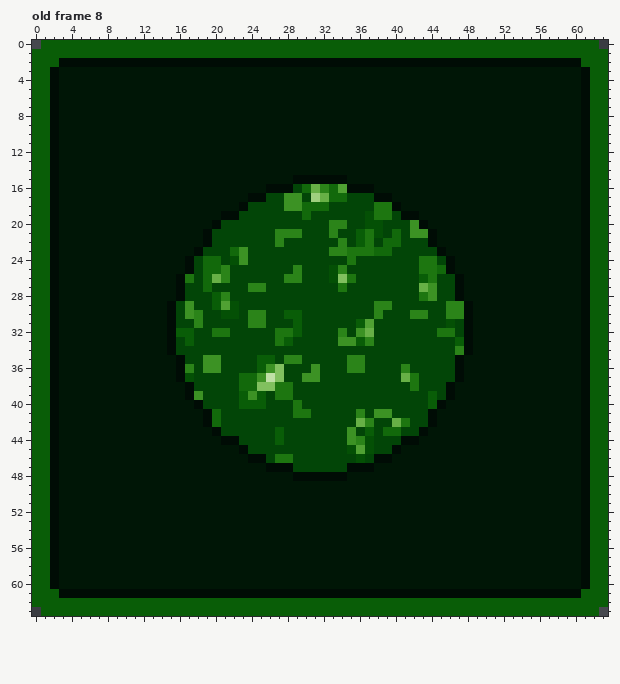
A pixel-art file gets an edit: cycle/stations/order_station/store_buttons_highlighted.aseprite. This is how it looked before the edit.
64x64 pixels, 8 frames. Colours within 5 levels of each other are drawn and written as one. Shown: old frame 8.
After:
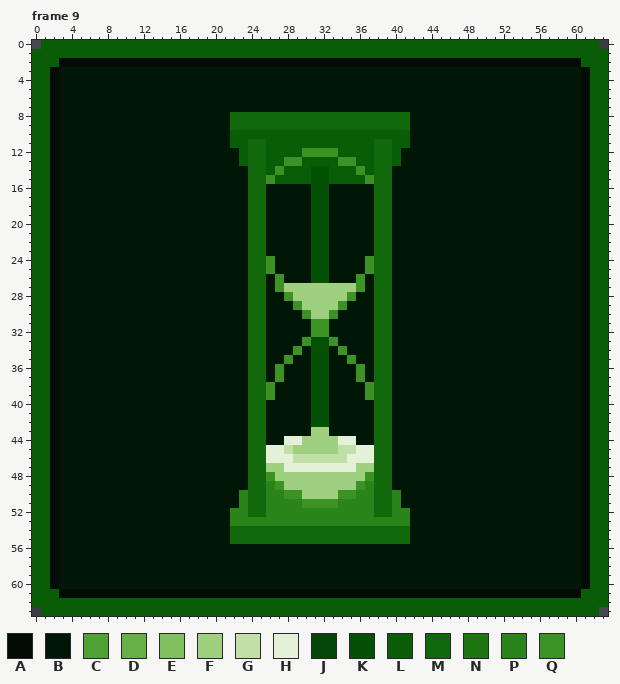
Palette (. is transparent): A #000c05  B #001606  C #50a133  D #67b046  E #81c05f  F #9fd07f  G #c0e0a7  H #e4f0d8  J #024507  K #045005  L #095d07  M #12690b  N #1d7610  P #2b8419  Q #3c9224
A new or re-ordered frame is compared with the old frame closest to it.
The exact change:
frames 8 -> 9
Frame 9 is new; against old frame 8, layer "content":
y 8..9: x 22..41 BBBBBBBBBBBBBBBBBBBB -> MMMMMMMMMMMMMMMMMMMM
y 10: x 22..41 BBBBBBBBBBBBBBBBBBBB -> LLLLLLLLLLLLLLLLLLLL
y 11: x 22..41 BBBBBBBBBBBBBBBBBBBB -> LLMMLLLLLLLLLLLLMMLL
y 12: x 23..40 BBBBBBBBBBBBBBBBBB -> LMMLLLLQQQQLLLLMML
y 13: x 23..40 BBBBBBBBBBBBBBBBBB -> LMMLLQQLLLLQQLLMML
y 14: x 24..39 BBBBBBBBBBBBBBBB -> MMLQLLLKKLLLQLMM
y 15: x 24..39 BBBBBAAAAAABBBBB -> MMQLLLLKKLLLLQMM
y 16: x 24..39 BBAAAJMDPMCAAABB -> MMBBBBBKKBBBBBMM
y 17: x 24..39 AAJJQQJFDMMJJJAA -> MMBBBBBKKBBBBBMM
y 18: x 23..40 AJJJJQQMMMJJJJJNNA -> BMMBBBBBKKBBBBBMMB
y 19: x 21..42 AAJJJJJJJMJJJJJJKNNJAA -> BBBMMBBBBBKKBBBBBMMBBB
y 20: x 20..43 AJJJJJJJJJJJJPPJJKKJJJQA -> BBBBMMBBBBBKKBBBBBMMBBBB
y 21: x 19..44 AJJJJJJJPPPJJJPJJLNKJMJQQA -> BBBBBMMBBBBBKKBBBBBMMBBBBB
y 22: x 19..38 AJJJJJJJPJJJJJJPJLNJ -> BBBBBMMBBBBBKKBBBBBM; x 40..44 MJJJA -> BBBBB
y 23: x 18..37 AJJJMQJJJJJJJJJPPNNN -> BBBBBBMMBBBBBKKBBBBB; x 40..45 JJJJJA -> BBBBBB
y 24: x 17..46 AJMMJKQJJJJJJJJJJJNJJJJJJJNNJA -> BBBBBBBMMQBBBBKKBBBBQMMBBBBBBB
y 25: x 17..46 AJMMPJJJJJJJPJJJKPJJJJJJJJNNMA -> BBBBBBBMMQBBBBKKBBBBQMMBBBBBBB
y 26: x 16..47 ANJMDPJJJJJJPPJJJKENJJJJJJJLNJJA -> BBBBBBBBMMBQBBBKKBBBQBMMBBBBBBBB
y 27: x 16..47 AJJMJJJJPPJJJJJJJJNJJJJJJJJDQJJA -> BBBBBBBBMMBQFFFFFFFFQBMMBBBBBBBB
y 28: x 16..47 AJJJLPJJJJJJJJJJJJJJJJJJJJJNQJJA -> BBBBBBBBMMBBQFFFFFFQBBMMBBBBBBBB
y 29: x 15..48 AJQJJLCKJJJJJJJJJJJJJJJPPJJJJJJPPA -> BBBBBBBBBMMBBBQFFFFQBBBMMBBBBBBBBB
y 30: x 15..48 AJQPJJKKJPPJJLLJJJJJJJJPJJJPPJJPPA -> BBBBBBBBBMMBBBBQFFQBBBBMMBBBBBBBBB
y 31: x 15..48 AJJPJJJJJPPJJJLJJJJJJLCJJJJJJJJKJA -> BBBBBBBBBMMBBBBBQQBBBBBMMBBBBBBBBB
y 32: x 15..48 ALLJJNNJJJJJNNLJJJJPJQDJJJJJJJNNJA -> BBBBBBBBBMMBBBBBQQBBBBBMMBBBBBBBBB
y 33: x 15..48 AJLJJJJJJJJJNLJJJJJQQLPJJJJJJJJJLA -> BBBBBBBBBMMBBBBQKKQBBBBMMBBBBBBBBB
y 34: x 15..48 AJJJJJJJJJJJJJJJJJJJJJJJJJJJJJJJPA -> BBBBBBBBBMMBBBQBKKBQBBBMMBBBBBBBBB
y 35: x 16..47 AJJQQJJJJLLJPPJJJJJPPJJJJJJJJJJA -> BBBBBBBBMMBBQBBKKBBQBBMMBBBBBBBB
y 36: x 16..47 APJQQJJJJLQEJJJQJJJPPJJJJPJJJJJA -> BBBBBBBBMMBQBBBKKBBBQBMMBBBBBBBB
y 37: x 16..23 AKJJJJJM -> BBBBBBBB; x 25..47 QGEJJQQJJJJJJJJJDNJJJJA -> MBQBBBKKBBBQBMMBBBBBBBB
y 38: x 17..23 AJJJJJM -> BBBBBBB; x 25..46 EENNJJJJJJJJJJJJJNJJJA -> MQBBBBKKBBBBQMMBBBBBBB
y 39: x 17..46 AQJJJJLQLJNNJJJJJJJJJJJJJJJLJA -> BBBBBBBMMQBBBBKKBBBBQMMBBBBBBB
y 40: x 18..45 AJJJJLLLJJJNJJJJJJJJJJJJJJLA -> BBBBBBMMBBBBBKKBBBBBMMBBBBBB
y 41: x 19..44 AMJJJJJJJJNNJJJJJPJQQJJJJA -> BBBBBMMBBBBBKKBBBBBMMBBBBB
y 42: x 19..44 AMJJJJJJJJJJJJJJJDPJJDNJJA -> BBBBBMMBBBBBKKBBBBBMMBBBBB
y 43: x 20..38 AJJJJJJLJJJJJJJQJLJ -> BBBBMMBBBBBFFBBBBBM; x 40..43 MJJA -> BBBB
y 44: x 21..42 AAJJJJLJJJJJJJQPKJJJAA -> BBBMMBBHHFFFFHHBBMMBBB
y 45: x 23..40 AJJJJJJJJJJJKCKJJA -> BMMHHGFFFFFGGHHMMB
y 46: x 24..39 AAJNNJJJJJJJKJAA -> MMHHHGGGGGGHHHMM
y 47: x 24..39 BBAAAJJJJJJAAABB -> MMFFHHHHHHHHFFMM
y 48: x 24..39 BBBBBAAAAAABBBBB -> MMQFFFFFFFFFFQMM
y 49: x 24..39 BBBBBBBBBBBBBBBB -> MMPQFFFFFFFFQPMM
y 50: x 23..40 BBBBBBBBBBBBBBBBBB -> PMMPPQQFFFFQQPPMMP
y 51: x 23..40 BBBBBBBBBBBBBBBBBB -> PMMPPPPQQQQPPPPMMP
y 52: x 22..41 BBBBBBBBBBBBBBBBBBBB -> PPMMPPPPPPPPPPPPMMPP
y 53: x 22..41 BBBBBBBBBBBBBBBBBBBB -> PPPPPPPPPPPPPPPPPPPP
y 54..55: x 22..41 BBBBBBBBBBBBBBBBBBBB -> MMMMMMMMMMMMMMMMMMMM
Where, in picture pixels (left, top, right, bottom), the same in both pictures:
changed: (167, 112, 473, 544)
